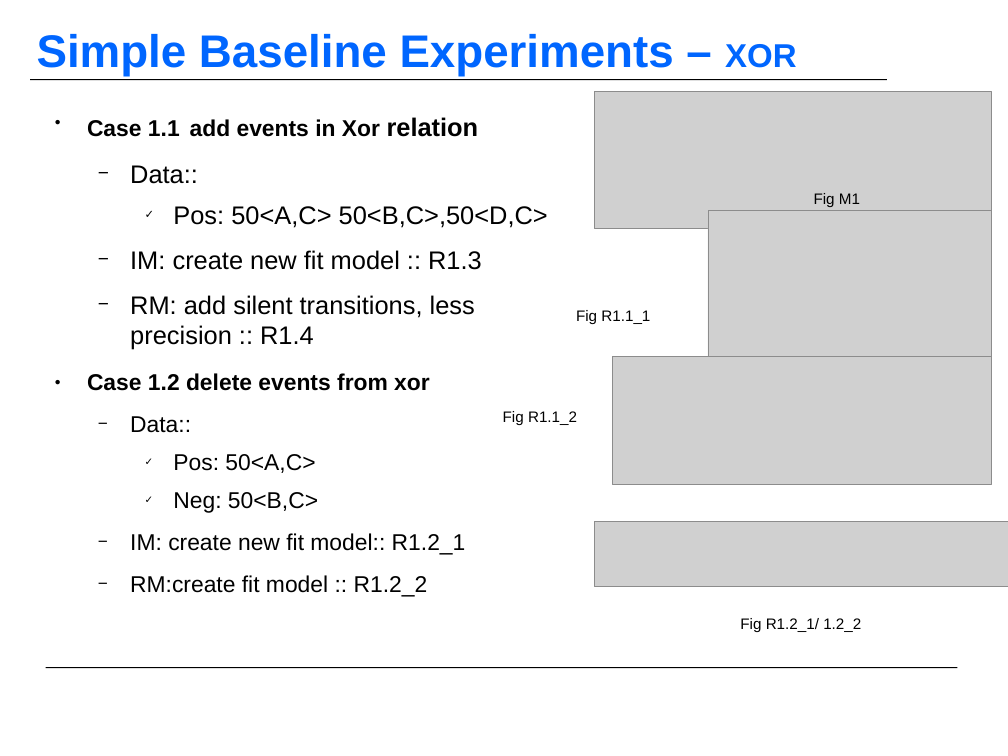
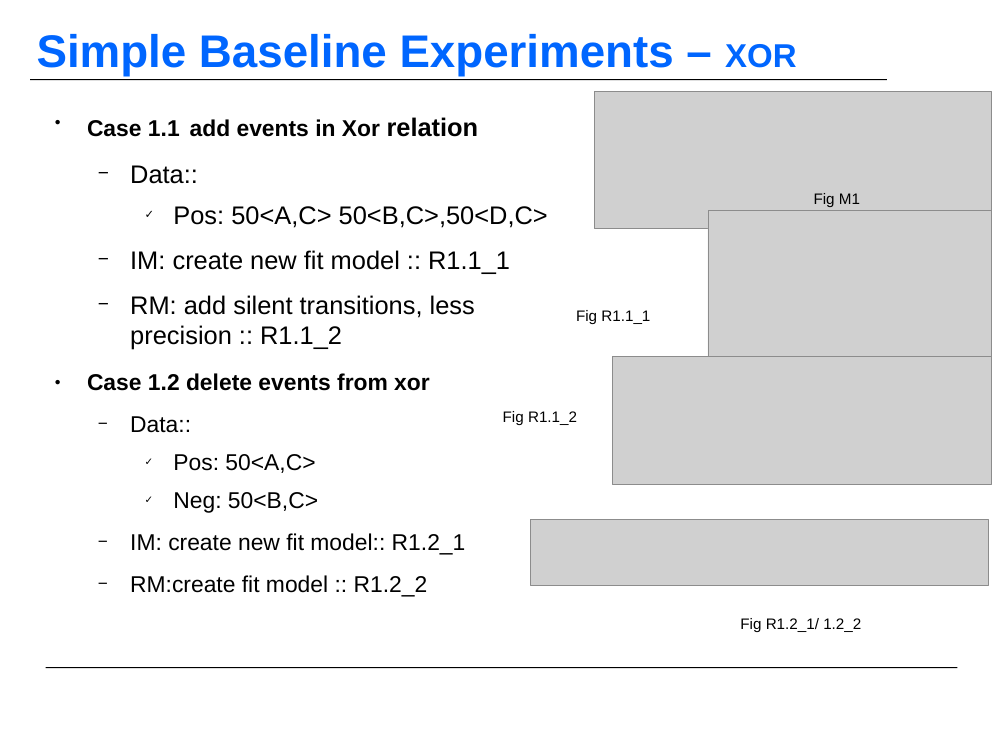
Before and after one commit to KFDing/masterthesis, a slide deck: slide 6 of official_report/MasterThesis_Report_03_Dfg_02.odp. Drawn at 1008x756 pixels with LibreOffice and Linux fonts; fonts in the diff are those of the drawing; grey boxes stand for pictures; background and template pictures are left out. Boxes give left, top, right and bottom in pixels: in the first picture for what was removed or moved away, otherwise in the second. Text is boxed around its words. In the diff, an @@ line names an element or a change of style, - is before the commit and + after.

```diff
--- a/official_report/MasterThesis_Report_03_Dfg_02.odp
+++ b/official_report/MasterThesis_Report_03_Dfg_02.odp
@@ text at bbox=[130, 250, 510, 350]: text changed @@
-  − IM: create new fit model :: R1.3
-  − RM: add silent transitions, less precision :: R1.4
+  − IM: create new fit model :: R1.1_1
+  − RM: add silent transitions, less precision :: R1.1_2
@@ picture: place and size @@
-picture at bbox=[595, 521, 1008, 587]
+picture at bbox=[531, 520, 989, 585]
```
Also in this commit, not shown: 5 other slides changed, 4 slides added, 2 slides removed, 5 other files.
